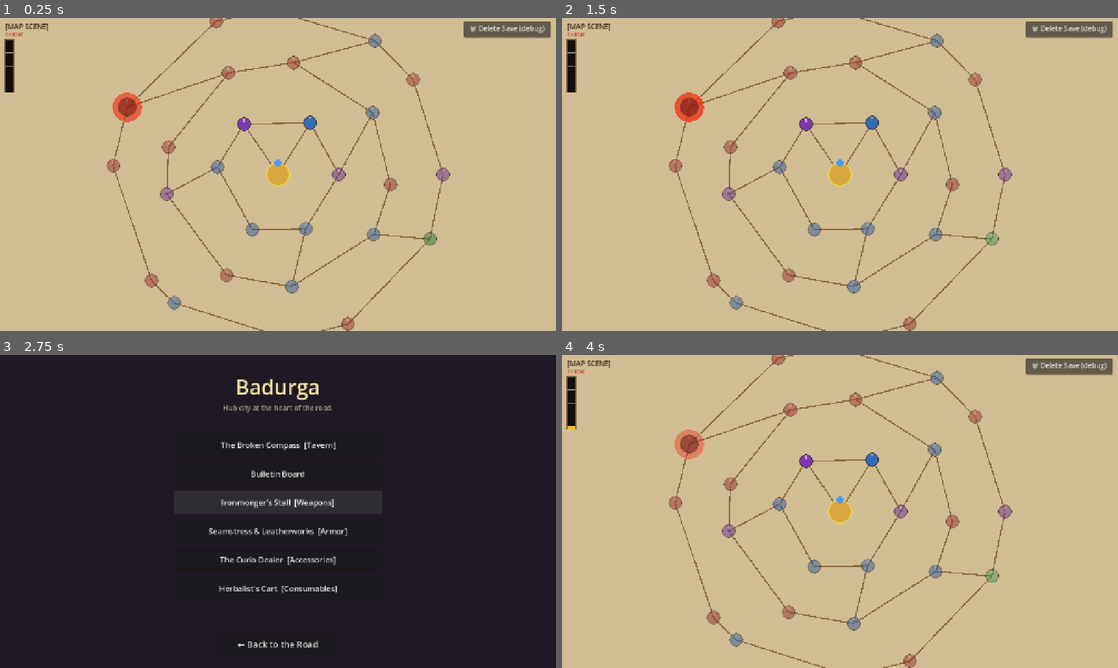
Above: before the commit, frames 1-4 (two rows, left to right).
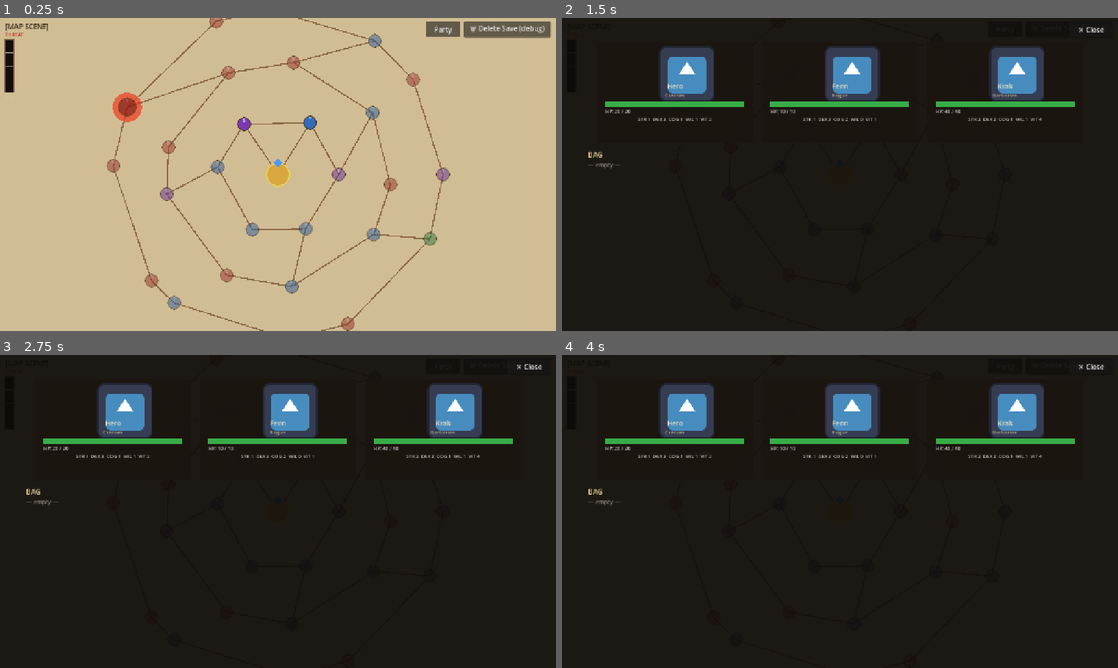
Above: after the commit, the same moments.

Repository: caleb-the-dev/RogueFinder
Game: Godot game, scene res://main.tscn
The game is run twice, just before and just after one commit, with the same random seed, the same clock (stepped at 60 frames per second) and the same inputs. The engine's default icon, where the game draws it, is replaced by a stand-in: a white triangle on a blue panel in a dark square.
Inputs (mouse positions are in pixels of both pictures, inside the frame that each line leads up to):
- Up to frame 1 (0.25 s): no input
- Up to frame 2 (1.5 s): click (1006, 30) at 0.5 s, where only the run after the commit has a clickable "Party"; click "+" at 1.25 s
- Up to frame 3 (2.75 s): click "★" at 2 s
- Up to frame 4 (4 s): click (840, 642) at 2.75 s, where only the run before the commit has a clickable "← Back to the Road"; click "+" at 3.5 s

The runs differ from the first frame. In frame 1, 0.3% of the frame differs, in the area x 76-83%, y 1-6%; in frame 2, 100%; in frame 3, 11%; in frame 4, 100%, in the area x 0-100%, y 0-100%.

Commit message:
feat(ui): Party Sheet Slice 5 — read-only party + inventory overlay
Adds a full-screen PartySheet overlay (CanvasLayer layer 20) accessible
from a new "Party" button in MapManager UI chrome. Rebuilds on every
open from GameState.party and GameState.inventory — no caching.

Party cards show portrait (icon.svg fallback), name, class, HP bar with
fill, and attribute row. Dead members are greyed with a DEFEATED stamp.
Inventory bag lists equipment (slot + stat bonuses via EquipmentLibrary)
and consumables (description). Empty bag shows "— empty —".

New files: scenes/party/PartySheet.tscn, scripts/party/PartySheet.gd
Modified: scripts/map/MapManager.gd, docs/map_directories/map.md,
          docs/map_directories/map_scene.md

Co-Authored-By: Claude Sonnet 4.6 <noreply@anthropic.com>

Diff:
--- /dev/null
+++ b/rogue-finder/scenes/party/PartySheet.tscn
@@ -0,0 +1,6 @@
+[gd_scene load_steps=2 format=3 uid="uid://party_sheet"]
+
+[ext_resource type="Script" path="res://scripts/party/PartySheet.gd" id="1_party_sheet"]
+
+[node name="PartySheet" type="CanvasLayer"]
+script = ExtResource("1_party_sheet")
--- a/rogue-finder/scripts/map/MapManager.gd
+++ b/rogue-finder/scripts/map/MapManager.gd
@@ -61,6 +61,7 @@
 ## --- Pan State ---
 
 var _node_prompt: Control = null
+var _party_sheet: PartySheet = null
 
 var _is_panning: bool = false
 var _pan_start_mouse: Vector2 = Vector2.ZERO
@@ -79,6 +80,8 @@
 	_build_node_data()
 	_build_edge_data()
 	_build_adjacency()
+	_party_sheet = PartySheet.new()
+	add_child(_party_sheet)
 	_build_scene()
 
 # _input (not _unhandled_input) so drag is captured even when the press starts on a Button
@@ -404,6 +407,13 @@
 	add_child(lbl)
 
 	_add_threat_meter()
+
+	var party_btn := Button.new()
+	party_btn.text = "Party"
+	party_btn.size = Vector2(80.0, 36.0)
+	party_btn.position = Vector2(VIEWPORT_SIZE.x - 300.0, 8.0)
+	party_btn.pressed.connect(func(): _party_sheet.show_sheet())
+	add_child(party_btn)
 
 	var del_btn := Button.new()
 	del_btn.text = "🗑 Delete Save (debug)"
--- /dev/null
+++ b/rogue-finder/scripts/party/PartySheet.gd
@@ -0,0 +1,248 @@
+class_name PartySheet
+extends CanvasLayer
+
+## --- PartySheet ---
+## Full-screen read-only overlay showing party cards + inventory bag.
+## Opened from the "Party" button in MapManager UI chrome.
+## Layer 20 — above map UI and combat UI (layer 15).
+
+const VIEWPORT_W: float  = 1280.0
+const VIEWPORT_H: float  = 720.0
+const CARD_W: float      = 360.0
+const CARD_H: float      = 230.0
+const PORTRAIT_SZ: float = 72.0
+const CARD_GAP: float    = 20.0
+
+var _content_root: Control = null
+
+func _ready() -> void:
+	layer = 20
+	visible = false
+
+## --- Public API ---
+
+func show_sheet() -> void:
+	_rebuild()
+	visible = true
+
+func hide_sheet() -> void:
+	visible = false
+
+## --- Build ---
+
+func _rebuild() -> void:
+	if _content_root != null and is_instance_valid(_content_root):
+		_content_root.queue_free()
+
+	var root := Control.new()
+	root.set_anchors_preset(Control.PRESET_FULL_RECT)
+	add_child(root)
+	_content_root = root
+
+	# Full-screen dark overlay — eats all mouse input to block map interaction
+	var overlay := ColorRect.new()
+	overlay.color = Color(0.05, 0.04, 0.03, 0.92)
+	overlay.set_anchors_preset(Control.PRESET_FULL_RECT)
+	overlay.mouse_filter = Control.MOUSE_FILTER_STOP
+	root.add_child(overlay)
+
+	# Close button — top-right
+	var close_btn := Button.new()
+	close_btn.text = "✕ Close"
+	close_btn.size = Vector2(100.0, 34.0)
+	close_btn.position = Vector2(VIEWPORT_W - 112.0, 10.0)
+	close_btn.pressed.connect(hide_sheet)
+	root.add_child(close_btn)
+
+	# Party cards — top half, 3 side-by-side
+	var total_w: float = 3.0 * CARD_W + 2.0 * CARD_GAP
+	var cards_left: float = (VIEWPORT_W - total_w) * 0.5
+	var cards_top: float  = 55.0
+	for i in range(3):
+		var member: CombatantData = GameState.party[i] if i < GameState.party.size() else null
+		var card_pos := Vector2(cards_left + float(i) * (CARD_W + CARD_GAP), cards_top)
+		_build_party_card(root, member, card_pos)
+
+	# Inventory — bottom half
+	var inv_top: float = cards_top + CARD_H + 18.0
+	_build_inventory(root, Vector2(60.0, inv_top),
+			Vector2(VIEWPORT_W - 120.0, VIEWPORT_H - inv_top - 16.0))
+
+## --- Party Card ---
+
+func _build_party_card(parent: Control, member: CombatantData, pos: Vector2) -> void:
+	var card := ColorRect.new()
+	card.color = Color(0.10, 0.08, 0.06, 0.90)
+	card.size = Vector2(CARD_W, CARD_H)
+	card.position = pos
+	parent.add_child(card)
+
+	if member == null:
+		var empty_lbl := Label.new()
+		empty_lbl.text = "(empty slot)"
+		empty_lbl.set_anchors_preset(Control.PRESET_CENTER)
+		empty_lbl.add_theme_color_override("font_color", Color(0.55, 0.52, 0.48))
+		card.add_child(empty_lbl)
+		return
+
+	var y: float = 10.0
+
+	# Portrait — fall back to Godot icon (CombatantData.portrait is null on all current archetypes)
+	var portrait := TextureRect.new()
+	portrait.texture = member.portrait if member.portrait != null \
+			else (load("res://icon.svg") as Texture2D)
+	portrait.position = Vector2((CARD_W - PORTRAIT_SZ) * 0.5, y)
+	portrait.size = Vector2(PORTRAIT_SZ, PORTRAIT_SZ)
+	portrait.expand_mode = TextureRect.EXPAND_FIT_WIDTH_PROPORTIONAL
+	portrait.stretch_mode = TextureRect.STRETCH_KEEP_ASPECT_CENTERED
+	card.add_child(portrait)
+	y += PORTRAIT_SZ + 8.0
+
+	# Name
+	var name_lbl := Label.new()
+	name_lbl.text = member.character_name
+	name_lbl.position = Vector2(0.0, y)
+	name_lbl.size = Vector2(CARD_W, 22.0)
+	name_lbl.horizontal_alignment = HORIZONTAL_ALIGNMENT_CENTER
+	name_lbl.add_theme_font_size_override("font_size", 15)
+	name_lbl.add_theme_color_override("font_color", Color(0.95, 0.90, 0.75))
+	card.add_child(name_lbl)
+	y += 24.0
+
+	# Class
+	var class_lbl := Label.new()
+	class_lbl.text = member.unit_class
+	class_lbl.position = Vector2(0.0, y)
+	class_lbl.size = Vector2(CARD_W, 18.0)
+	class_lbl.horizontal_alignment = HORIZONTAL_ALIGNMENT_CENTER
+	class_lbl.add_theme_font_size_override("font_size", 12)
+	class_lbl.add_theme_color_override("font_color", Color(0.70, 0.65, 0.55))
+	card.add_child(class_lbl)
+	y += 22.0
+
+	# HP bar track
+	var bar_w: float   = CARD_W - 40.0
+	var bar_h: float   = 12.0
+	var bar_x: float   = 20.0
+	var hp_max_val: int = member.hp_max
+	var hp_fill: float  = float(member.current_hp) / float(max(hp_max_val, 1))
+
+	var bar_bg := ColorRect.new()
+	bar_bg.color = Color(0.15, 0.08, 0.08)
+	bar_bg.size = Vector2(bar_w, bar_h)
+	bar_bg.position = Vector2(bar_x, y)
+	card.add_child(bar_bg)
+
+	if hp_fill > 0.0:
+		var fill_color: Color = Color(0.22, 0.68, 0.28) if hp_fill > 0.5 else Color(0.70, 0.38, 0.12)
+		var bar_fill := ColorRect.new()
+		bar_fill.color = fill_color
+		bar_fill.size = Vector2(bar_w * hp_fill, bar_h)
+		bar_fill.position = Vector2(bar_x, y)
+		card.add_child(bar_fill)
+	y += bar_h + 4.0
+
+	# HP text
+	var hp_lbl := Label.new()
+	hp_lbl.text = "HP: %d / %d" % [member.current_hp, hp_max_val]
+	hp_lbl.position = Vector2(bar_x, y)
+	hp_lbl.add_theme_font_size_override("font_size", 11)
+	hp_lbl.add_theme_color_override("font_color", Color(0.82, 0.82, 0.82))
+	card.add_child(hp_lbl)
+	y += 18.0
+
+	# Attributes row
+	var attrs_lbl := Label.new()
+	attrs_lbl.text = "STR %d  DEX %d  COG %d  WIL %d  VIT %d" % [
+		member.strength, member.dexterity, member.cognition,
+		member.willpower, member.vitality
+	]
+	attrs_lbl.position = Vector2(0.0, y)
+	attrs_lbl.size = Vector2(CARD_W, 18.0)
+	attrs_lbl.horizontal_alignment = HORIZONTAL_ALIGNMENT_CENTER
+	attrs_lbl.add_theme_font_size_override("font_size", 11)
+	attrs_lbl.add_theme_color_override("font_color", Color(0.80, 0.78, 0.72))
+	card.add_child(attrs_lbl)
+
+	# Dead state — grey card, add DEFEATED stamp to parent so it isn't greyed
+	if member.is_dead:
+		card.modulate = Color(0.5, 0.5, 0.5, 1.0)
+		var stamp := Label.new()
+		stamp.text = "DEFEATED"
+		stamp.size = Vector2(CARD_W, 32.0)
+		stamp.position = pos + Vector2(0.0, (CARD_H - 32.0) * 0.5)
+		stamp.horizontal_alignment = HORIZONTAL_ALIGNMENT_CENTER
+		stamp.add_theme_font_size_override("font_size", 24)
+		stamp.add_theme_color_override("font_color", Color(0.72, 0.12, 0.08))
+		parent.add_child(stamp)
+
+## --- Inventory ---
+
+func _build_inventory(parent: Control, pos: Vector2, size: Vector2) -> void:
+	var header := Label.new()
+	header.text = "BAG"
+	header.position = pos
+	header.add_theme_font_size_override("font_size", 16)
+	header.add_theme_color_override("font_color", Color(0.90, 0.82, 0.60))
+	parent.add_child(header)
+
+	var scroll := ScrollContainer.new()
+	scroll.position = pos + Vector2(0.0, 26.0)
+	scroll.size = size - Vector2(0.0, 26.0)
+	scroll.horizontal_scroll_mode = ScrollContainer.SCROLL_MODE_DISABLED
+	scroll.vertical_scroll_mode = ScrollContainer.SCROLL_MODE_AUTO
+	parent.add_child(scroll)
+
+	var vbox := VBoxContainer.new()
+	vbox.size_flags_horizontal = Control.SIZE_EXPAND_FILL
+	vbox.custom_minimum_size = Vector2(size.x - 20.0, 0.0)
+	scroll.add_child(vbox)
+
+	var inventory: Array = GameState.inventory
+
+	if inventory.is_empty():
+		var empty_lbl := Label.new()
+		empty_lbl.text = "— empty —"
+		empty_lbl.add_theme_font_size_override("font_size", 13)
+		empty_lbl.add_theme_color_override("font_color", Color(0.50, 0.48, 0.44))
+		vbox.add_child(empty_lbl)
+		return
+
+	for item: Dictionary in inventory:
+		var row := Label.new()
+		row.add_theme_font_size_override("font_size", 13)
+		row.add_theme_color_override("font_color", Color(0.88, 0.85, 0.78))
+		if item.get("item_type", "") == "equipment":
+			var eq: EquipmentData = EquipmentLibrary.get_equipment(item["id"])
+			row.text = "%s  %s  %s" % [item["name"], _slot_name(eq.slot), _bonuses_str(eq.stat_bonuses)]
+		else:
+			row.text = "%s  consumable  %s" % [item["name"], item.get("description", "")]
+		vbox.add_child(row)
+
+## --- Helpers ---
+
+func _slot_name(slot: int) -> String:
+	match slot:
+		EquipmentData.Slot.WEAPON:    return "WEAPON"
+		EquipmentData.Slot.ARMOR:     return "ARMOR"
+		EquipmentData.Slot.ACCESSORY: return "ACCESSORY"
+		_: return "?"
+
+func _bonuses_str(bonuses: Dictionary) -> String:
+	if bonuses.is_empty():
+		return ""
+	var parts: PackedStringArray = []
+	for key: String in bonuses:
+		var val: int = bonuses[key]
+		parts.append("%s %s%d" % [_stat_abbr(key), "+" if val >= 0 else "", val])
+	return "  ".join(parts)
+
+func _stat_abbr(stat: String) -> String:
+	match stat:
+		"strength":      return "STR"
+		"dexterity":     return "DEX"
+		"cognition":     return "COG"
+		"willpower":     return "WIL"
+		"vitality":      return "VIT"
+		"armor_defense": return "DEF"
+		_: return stat.substr(0, 3).to_upper()
Not shown, changed: docs/map_directories/map.md
Not shown, changed: docs/map_directories/map_scene.md
